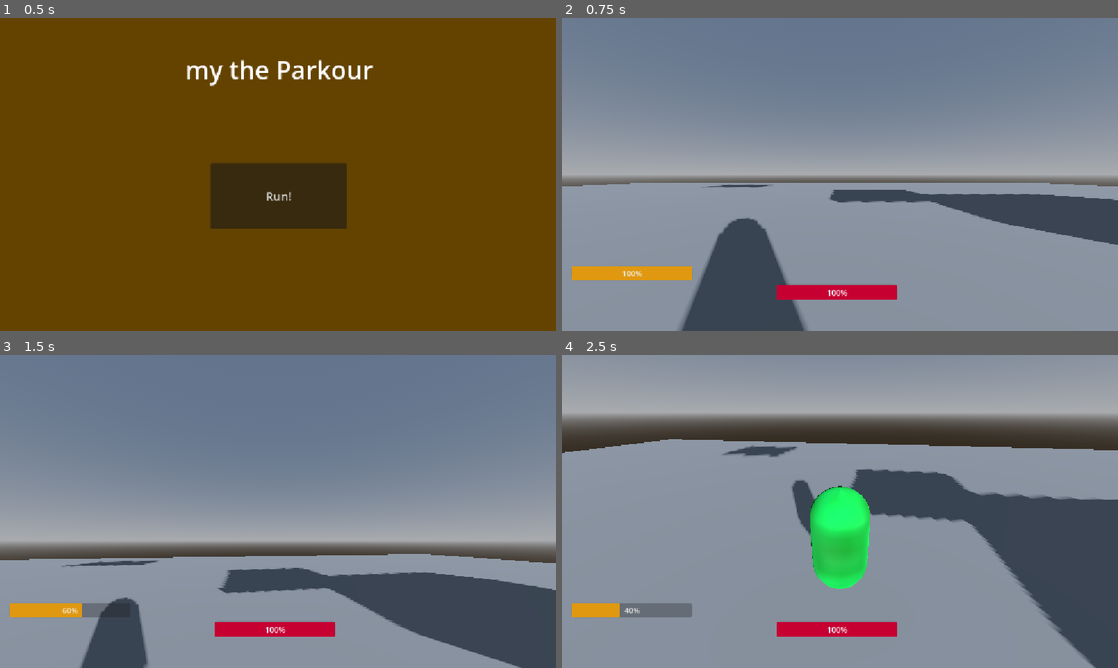
Above: before the commit, frames 1-4 (two rows, left to right).
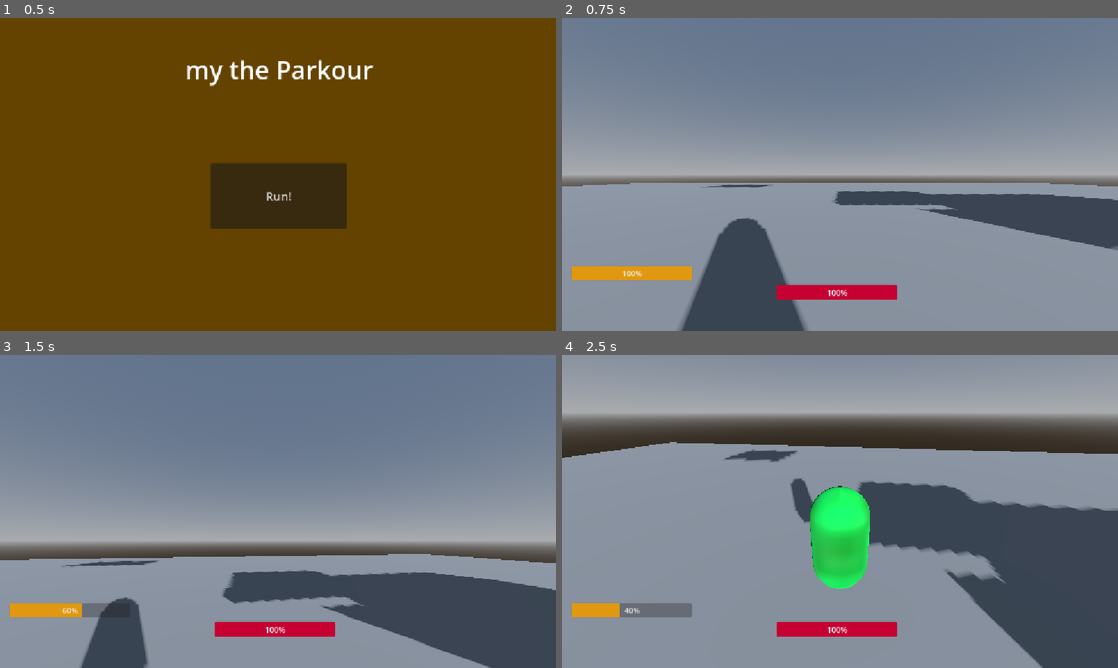
Above: after the commit, the same moments.

Repository: mmehrad2015827-a11y/rule
Game: Godot game, scene res://StartMenu.tscn
Same seed, same stepped clock (60 frames per second), same inputs: the game is played once before the commit and once after it. The engine's default icon, where the game draws it, is replaced by a stand-in: a white triangle on a blue panel in a dark square.
Inputs (mouse positions are in pixels of both pictures, inside the frame that each line leads up to):
- Up to frame 1 (0.5 s): no input
- Up to frame 2 (0.75 s): click "Run!" at 0.5 s
- Up to frame 3 (1.5 s): tap Enter (ui_accept) at 1.25, 1.35 s; move the mouse to (305, 511) at 1.27 s; hold Up (ui_up) from 1.28 s (still down)
- Up to frame 4 (2.5 s): keep holding Up (ui_up); tap Enter (ui_accept) at 1.52, 1.82, 2.27, 2.3 s; move the mouse to (812, 511) at 2.02 s; tap T at 2.1 s

Frame 1 is identical in both runs. In frame 2, 0.9% of the frame differs, in the area x 48-100%, y 54-75%; in frame 3, 1.9%; in frame 4, 8.9%, in the area x 0-100%, y 26-100%.

Commit message:
jump

Diff:
--- a/my.gd
+++ b/my.gd
@@ -1,8 +1,10 @@
+
 extends CharacterBody3D
 
 # --- تنظیمات حرکت ---
 @export var speed = 5.0
 @export var jump_velocity = 4.5
+@export var Last_jump_velocity = 5
 @export var mouse_sensitivity = 0.003
 @export var run_multiplier = 2.5
 @export var run_jump_multiplier = 1.5
@@ -16,11 +18,11 @@
 
 # --- تنظیمات سلامتی و دمیج ---
 @export var max_health = 100.0
-@export var health_regen_rate = 4.0 # سرعت پر شدن جون در هر ثانیه
-@export var void_death_y = -20.0 # ارتفاعی که پایین‌تر از اون یعنی افتادیم توی وید
-@export var base_fall_height = 7.5 # سقوط از 7.5 متری شروع دمیج
-@export var fall_damage_step = 1.5 # هر 1.5 متر بیشتر
-@export var damage_per_step = 12.0 # مقدار دمیج هر مرحله (نیم قلب)
+@export var health_regen_rate = 4.0
+@export var void_death_y = -20.0
+@export var base_fall_height = 7.5
+@export var fall_damage_step = 1.5
+@export var damage_per_step = 12.0
 
 # --- نودها ---
 @onready var cam_first_person = $G1
@@ -29,73 +31,96 @@
 @onready var health_bar = $"../CanvasLayer/HealthBar"
 @onready var death_screen = $"../CanvasLayer/DeathScreen"
 
+# --- متغیرهای داخلی ---
 var gravity = ProjectSettings.get_setting("physics/3d/default_gravity")
 var is_first_person = true
 var jumps_left = 0
 var current_stamina = 100.0
 var is_exhausted = false
 
-# --- متغیرهای جدید سلامتی ---
 var current_health = 100.0
 var is_dead = false
-var fall_start_y = 0.0 # ذخیره ارتفاع لحظه شروع سقوط
+var fall_start_y = 0.0
 var is_falling = false
-var void_timer = 0.0 # برای 1 ثانیه مکث در وید
+var void_timer = 0.0
+
 
 func _ready():
 	cam_first_person.make_current()
 	is_first_person = true
+
 	Input.mouse_mode = Input.MOUSE_MODE_CAPTURED
-	death_screen.hide() # صفحه مرگ در ابتدا مخفی باشه
+
+	death_screen.hide()
 	health_bar.value = current_health
 
+
 func _input(event):
-	if is_dead: return # اگر مرده، دیگه کاری نکن
+	if is_dead:
+		return
 
 	if event is InputEventMouseMotion:
 		rotate_y(-event.relative.x * mouse_sensitivity)
+
 		var active_cam = cam_first_person if is_first_person else cam_third_person
+
 		active_cam.rotate_x(-event.relative.y * mouse_sensitivity)
-		active_cam.rotation.x = clamp(active_cam.rotation.x, deg_to_rad(-89), deg_to_rad(89))
+		active_cam.rotation.x = clamp(
+			active_cam.rotation.x,
+			deg_to_rad(-89),
+			deg_to_rad(89)
+		)
 
 	if event is InputEventKey and event.pressed and not event.echo:
 		if event.keycode == KEY_T:
 			is_first_person = not is_first_person
+
 			if is_first_person:
 				cam_first_person.make_current()
 			else:
 				cam_third_person.make_current()
 
+
 func _physics_process(delta):
-	if is_dead: return # اگر مرده، فیزیک متوقف میشه
-
-	# --- منطق سقوط و دمیج (Fall Damage) ---
+	if is_dead:
+		return
+
+	# --- سقوط و Void ---
 	if not is_on_floor():
 		if not is_falling:
 			is_falling = true
-			fall_start_y = global_position.y # ثبت ارتفاع در لحظه شروع سقوط
-
-		# چک کردن وید (Void)
+			fall_start_y = global_position.y
+
 		if global_position.y < void_death_y:
 			void_timer += delta
-			if void_timer >= 1.0: # اگر 1 ثانیه توی وید بود
+
+			if void_timer >= 1.0:
 				die()
 		else:
-			void_timer = 0.0 # اگر از وید خارج شد، تایمر ریست میشه
+			void_timer = 0.0
+
 	else:
 		if is_falling:
 			is_falling = false
-			# محاسبه فاصله افتادن
+
 			var fall_distance = fall_start_y - global_position.y
 
 			if fall_distance >= base_fall_height:
-				# محاسبه دمیج: 10 متر اول (10 دمیج) + هر 2 متر بیشتر (10 دمیج)
 				var extra_distance = fall_distance - base_fall_height
 				var extra_damage_steps = floor(extra_distance / fall_damage_step)
-				var total_damage = damage_per_step + (extra_damage_steps * damage_per_step)
+
+				var total_damage = damage_per_step + (
+					extra_damage_steps * damage_per_step
+				)
 
 				take_damage(total_damage)
-				print("سقوط کردی از ارتفاع ", fall_distance, " متری! دمیج: ", total_damage)
+
+				print(
+					"سقوط کردی از ارتفاع ",
+					fall_distance,
+					" متری! دمیج: ",
+					total_damage
+				)
 
 	# --- جاذبه و پرش ---
 	if not is_on_floor():
@@ -103,11 +128,24 @@
 	else:
 		jumps_left = max_jumps
 
-	var input_dir = Input.get_vector("ui_left", "ui_right", "ui_up", "ui_down")
+	var input_dir = Input.get_vector(
+		"ui_left",
+		"ui_right",
+		"ui_up",
+        "ui_down"
+	)
+
 	var is_moving = input_dir.length() > 0
 	var wants_to_run = Input.is_physical_key_pressed(KEY_CTRL)
-	var is_running = wants_to_run and is_moving and not is_exhausted and is_on_floor()
-
+
+	var is_running = (
+		wants_to_run
+		and is_moving
+		and not is_exhausted
+		and is_on_floor()
+	)
+
+	# --- مصرف و بازیابی استقامت ---
 	if is_running:
 		current_stamina -= run_drain * delta
 	elif is_on_floor():
@@ -123,20 +161,39 @@
 	if stamina_bar:
 		stamina_bar.value = current_stamina
 
+	# --- سیستم پرش ---
 	if Input.is_action_just_pressed("ui_accept") and jumps_left > 0:
 		if not is_exhausted or jumps_left == max_jumps:
+
 			var current_jump = jump_velocity
-			if is_exhausted:
+
+			# پرش آخر
+			if is_equal_approx(jumps_left, 0.5):
+				current_jump = Last_jump_velocity
+
+			elif is_exhausted:
 				current_jump /= 1.5
+
 			elif is_running:
 				current_jump *= run_jump_multiplier
+
 			velocity.y = current_jump
+
 			jumps_left -= 1
+
 			current_stamina -= jump_drain
-			if current_stamina < 0: current_stamina = 0
-
-	var direction = (transform.basis * Vector3(input_dir.x, 0, input_dir.y)).normalized()
+
+			if current_stamina < 0:
+				current_stamina = 0
+
+	# --- حرکت بازیکن ---
+	var direction = (
+		transform.basis *
+		Vector3(input_dir.x, 0, input_dir.y)
+	).normalized()
+
 	var current_speed = speed
+
 	if is_exhausted:
 		current_speed /= 1.9
 	elif is_running:
@@ -151,28 +208,36 @@
 
 	move_and_slide()
 
-	# --- شارژ شدن جون (Health Regen) ---
-	# اگر انرژی 100 باشه و نمرده باشیم، جون کم کم زیاد میشه
-	if current_stamina >= max_stamina and current_health < max_health and not is_dead:
+	# --- بازیابی سلامتی ---
+	if (
+		current_stamina >= max_stamina
+		and current_health < max_health
+		and not is_dead
+	):
 		current_health += health_regen_rate * delta
 		current_health = clamp(current_health, 0, max_health)
+
 		health_bar.value = current_health
 
-# تابع اعمال دمیج
+
 func take_damage(amount):
 	current_health -= amount
 	health_bar.value = current_health
+
 	if current_health <= 0:
 		die()
 
-# تابع مرگ
+
 func die():
 	is_dead = true
-	velocity = Vector3.ZERO # توقف کامل
-	death_screen.show() # نمایش صفحه قرمز
-	Input.mouse_mode = Input.MOUSE_MODE_VISIBLE # آزاد کردن موس برای دیدن صفحه
+	velocity = Vector3.ZERO
+
+	death_screen.show()
+
+	Input.mouse_mode = Input.MOUSE_MODE_VISIBLE
+
 	print("بازیکن مرد! 💀")
 
-	# می‌تونی اینجا یه تایمر بذاری که بعد از 3 ثانیه بازی رو ری استارت کنه:
 	await get_tree().create_timer(3.0).timeout
+
 	get_tree().reload_current_scene()
--- a/vs.tscn
+++ b/vs.tscn
@@ -66,6 +66,15 @@
 
 [sub_resource type="BoxShape3D" id="BoxShape3D_ttto4"]
 size = Vector3(6.2, 0.2, 5.2)
+
+[sub_resource type="StandardMaterial3D" id="StandardMaterial3D_81bgk"]
+albedo_texture = ExtResource("4_awcal")
+
+[sub_resource type="BoxMesh" id="BoxMesh_n32ao"]
+size = Vector3(9, 1.2, 2.4)
+
+[sub_resource type="BoxShape3D" id="BoxShape3D_n32ao"]
+size = Vector3(9, 1.2, 2.4)
 
 [node name="Node3D" type="Node3D" unique_id=1327071951]
 script = ExtResource("1_od4ev")
@@ -163,9 +172,10 @@
 text = "my Ese Rule!!!!!!!!!!"
 
 [node name="StaticBody3D3" type="StaticBody3D" parent="." unique_id=688466808]
-transform = Transform3D(1, 0, 0, 0, 1, 0, 0, 0, 1, 14, 7.5, 9.5)
+transform = Transform3D(1, 0, 0, 0, 1, 0, 0, 0, 1, 14.330669, 7.5, 11.566806)
 
 [node name="MeshInstance3D" type="MeshInstance3D" parent="StaticBody3D3" unique_id=1867548420]
+transform = Transform3D(1, 0, 0, 0, 1, 0, 0, 0, 1, 0, 0, -0.5474825)
 material_override = SubResource("StandardMaterial3D_awcal")
 mesh = SubResource("BoxMesh_ttto4")
 
@@ -191,3 +201,15 @@
 
 [node name="CollisionShape3D" type="CollisionShape3D" parent="StaticBody3D" unique_id=714394561]
 shape = SubResource("BoxShape3D_ttto4")
+
+[node name="StaticBody3D4" type="StaticBody3D" parent="." unique_id=1944830459]
+transform = Transform3D(1, 0, 0, 0, 1, 0, 0, 0, 1, 14, 3.527, 4.263)
+
+[node name="MeshInstance3D" type="MeshInstance3D" parent="StaticBody3D4" unique_id=1418871386]
+transform = Transform3D(1, 0, 0, 0, 0.9598053, 0.2806667, 0, -0.2806667, 0.9598053, 0, 0, 0)
+material_override = SubResource("StandardMaterial3D_81bgk")
+mesh = SubResource("BoxMesh_n32ao")
+
+[node name="CollisionShape3D" type="CollisionShape3D" parent="StaticBody3D4" unique_id=1009110703]
+transform = Transform3D(1, 0, 0, 0, 0.95958424, 0.2814213, 0, -0.2814213, 0.95958424, 0, 0, 0)
+shape = SubResource("BoxShape3D_n32ao")
